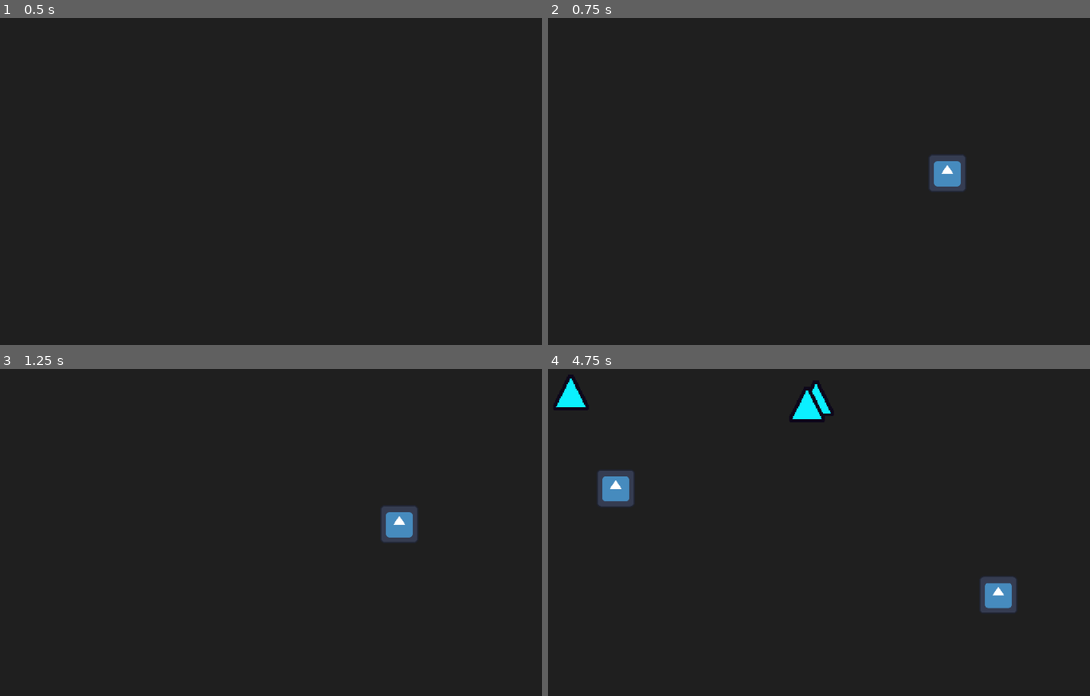
Above: before the commit, frames 1-4 (two rows, left to right).
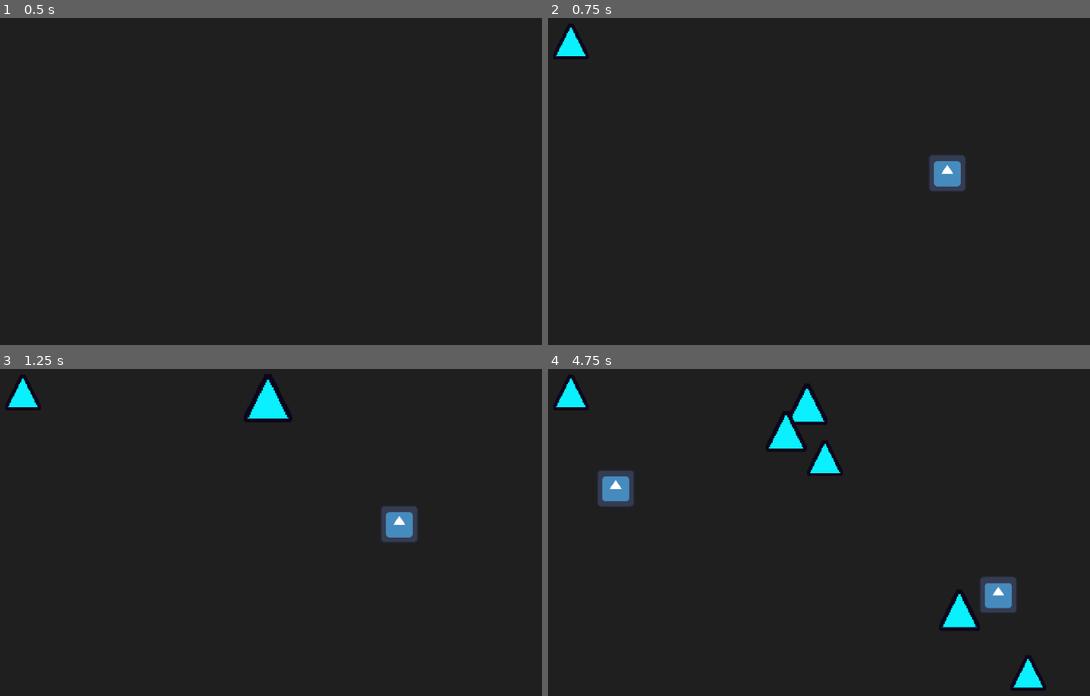
Above: after the commit, the same moments.

Repository: SpicyTime/BlastForge
Game: Godot game, scene res://main/main.tscn
The game is run twice, just before and just after one commit, with the same random seed, the same clock (stepped at 60 frames per second) and the same inputs. The engine's default icon, where the game draws it, is replaced by a stand-in: a white triangle on a blue panel in a dark square.
Inputs (mouse positions are in pixels of both pictures, inside the frame that each line leads up to):
- Up to frame 1 (0.5 s): no input
- Up to frame 2 (0.75 s): tap Enter at 0.5 s; move the mouse to (949, 171) at 0.52 s; click (949, 171) at 0.6 s
- Up to frame 3 (1.25 s): no input
- Up to frame 4 (4.75 s): move the mouse to (678, 558) at 1.27 s; click (678, 558) at 1.35 s; move the mouse to (873, 463) at 2.02 s; click (873, 463) at 2.1 s; move the mouse to (775, 614) at 2.77 s; click (775, 614) at 2.85 s; move the mouse to (997, 594) at 3.52 s; click (997, 594) at 3.6 s; move the mouse to (613, 486) at 4.27 s; click (613, 486) at 4.35 s

Frame 1 is identical in both runs. In frame 2, 0.4% of the frame differs, in the area x 1-8%, y 1-13%; in frame 3, 1.2%; in frame 4, 2.4%, in the area x 40-92%, y 3-99%.

Commit message:
Shapes now scale based on Enums.ShapeSize

Diff:
--- a/breakables/breakable.gd
+++ b/breakables/breakable.gd
@@ -7,6 +7,12 @@
 var shape_component: ShapeComponent = null
 var base_modulate: Color = modulate
 var explosion_detected_modulate: Color = Color(0.5, 0.5, 0.5)
+var size_scales: Dictionary[Enums.ShapeSize, float] = {
+	Enums.ShapeSize.SMALL : 1.0,
+	Enums.ShapeSize.MEDIUM : 1.15,
+	Enums.ShapeSize.LARGE :  1.35
+}
+
 
 func _ready() -> void:
 	var collision_shape: Shape2D = shape_component.get_shape_collider()
@@ -17,6 +23,7 @@
 	health.set_health(health_amount)
 	health.set_max_health(health_amount)
 	SignalManager.health_depleted.connect(_on_health_depleted)
+	scale = Vector2(size_scales[shape_component.get_shape_size()], size_scales[shape_component.get_shape_size()])
 
 
 func _on_health_depleted(health_node: Health) -> void:
--- a/breakables/shape_resources/triangle_shape.tres
+++ b/breakables/shape_resources/triangle_shape.tres
@@ -7,6 +7,7 @@
 [resource]
 script = ExtResource("1_82isx")
 shape_texture = ExtResource("3_k0qfp")
+shape_size = 1
 health_amount = 1
 shape_collider = ExtResource("2_w8wc2")
 metadata/_custom_type_script = "uid://db71gp8sseu3x"
--- a/game/breakable_spawner.gd
+++ b/game/breakable_spawner.gd
@@ -3,7 +3,7 @@
 var spawn_time_passed: float = 0.0
 var despawn_time_passed: float = 0.0
 var spawn_limit: int = 20
-var spawn_time_limit: float = 1.3
+var spawn_time_limit: float = 0.5
 var despawn_time_limit: float = spawn_time_limit * 2.1
 var despawn_threshold: int = int(spawn_limit / 1.5)
 
@@ -31,6 +31,13 @@
 	# Initializes the shape component
 	var packed_shape_component: PackedScene = load(Constants.SHAPE_COMPONENT_PATH)
 	var shape_component_instance: ShapeComponent = packed_shape_component.instantiate()
+	var rand: float = randf()
+	if rand < 0.33:
+		shape_data.shape_size = Enums.ShapeSize.MEDIUM
+	elif rand >= 0.33 and rand < 0.66:
+		shape_data.shape_size = Enums.ShapeSize.LARGE
+	else:
+		shape_data.shape_size = Enums.ShapeSize.SMALL
 	shape_component_instance.set_data(shape_data)
 
 	# Adds the component to the breakable object
